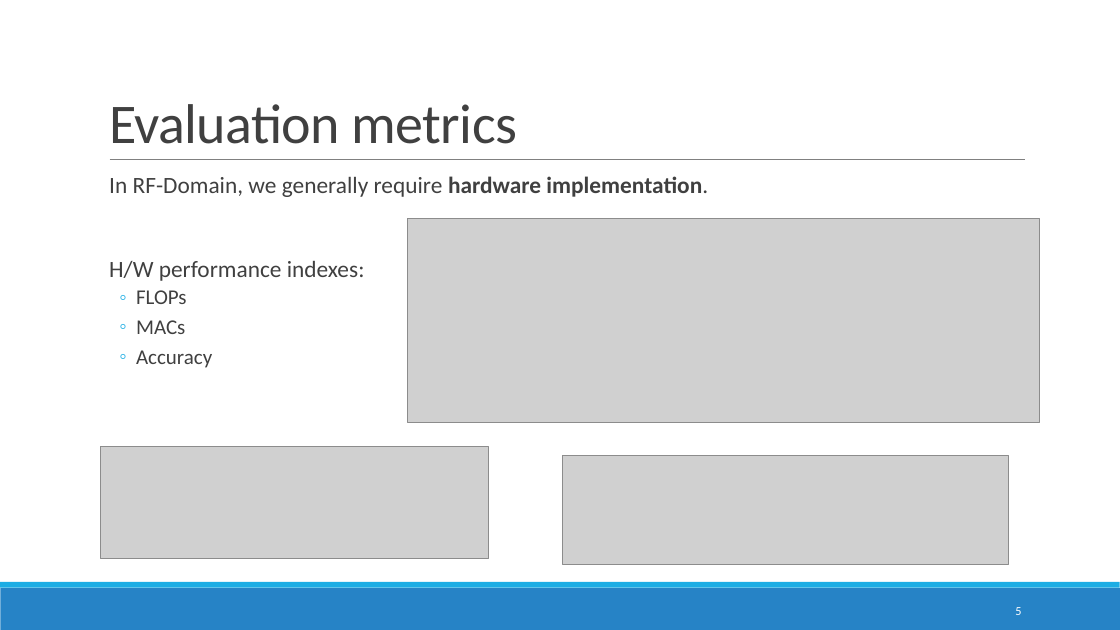
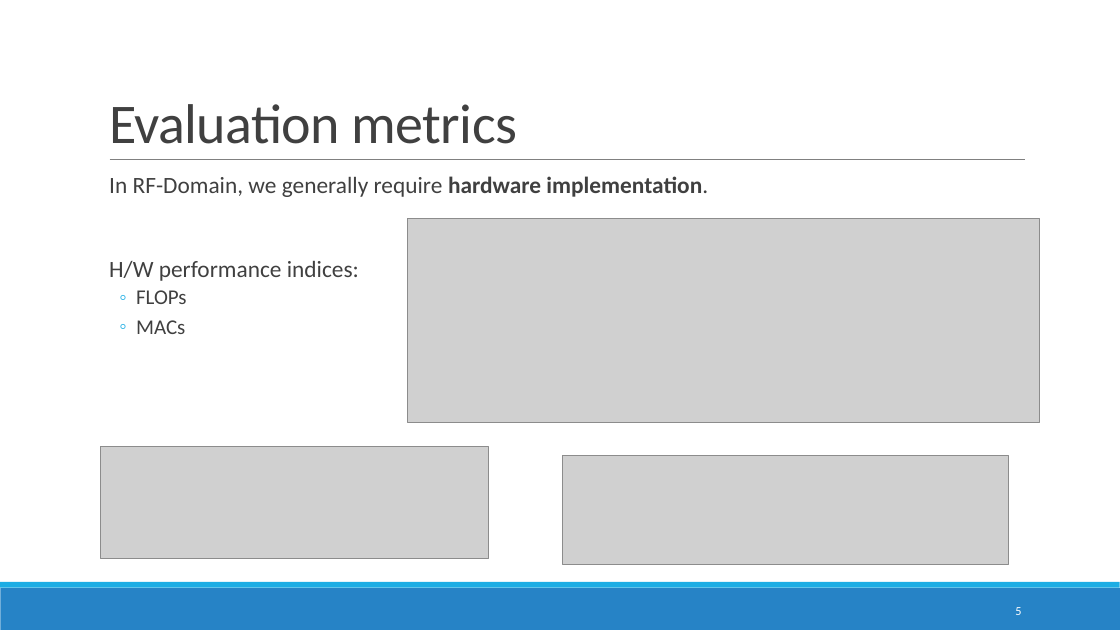
Before and after one commit to ITU-AI-ML-in-5G-Challenge/ITU-ML5G-PS-007-Aaronica, a slide deck: slide 5 of Presentation/GrandFinale.pptx. Drawn at 1120x630 pixels with LibreOffice and Linux fonts; fonts in the diff are those of the drawing; grey boxes stand for pictures. Boxes give left, top, right and bottom in pixels: in the first picture for what was removed or moved away, otherwise in the second. Text is boxed around its words. In the diff, an @@ line names an element or a change of style, - is before the commit and + after.

```diff
--- a/Presentation/GrandFinale.pptx
+++ b/Presentation/GrandFinale.pptx
@@ text at <box>109,261,359,281</box>: text changed @@
-  H/W performance indexes:
+  H/W performance indices:
@@ text at <box>136,350,212,368</box>: paragraph removed @@
-  ◦ Accuracy
```
Also in this commit, not shown: 12 other slides changed, 2 other files.
